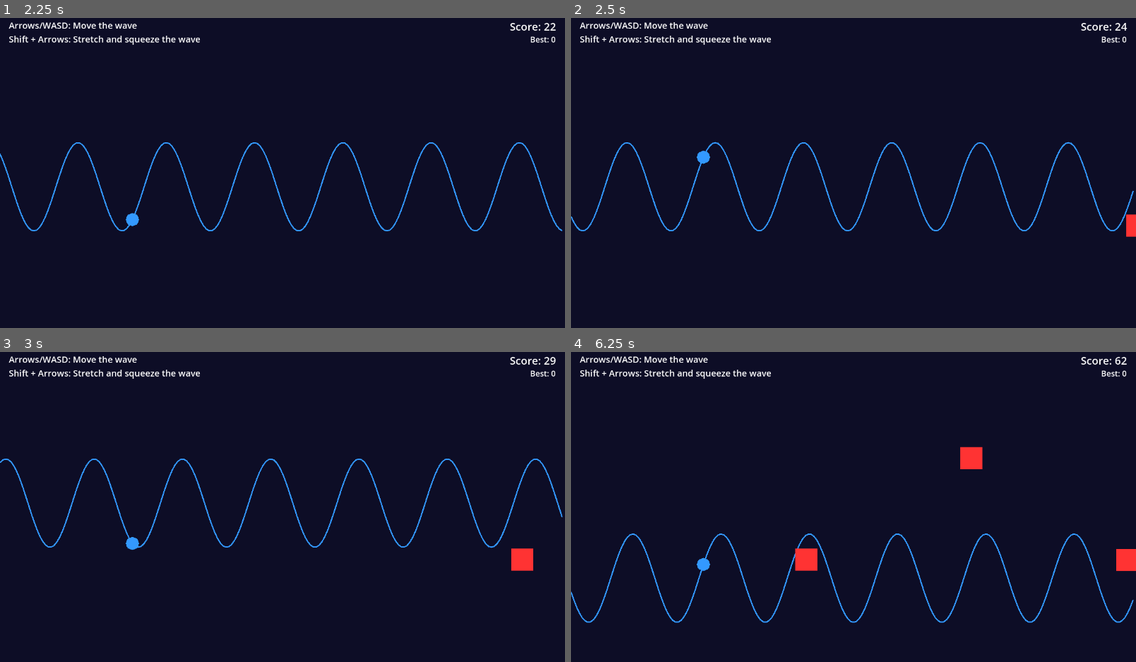
Above: before the commit, frames 1-4 (two rows, left to right).
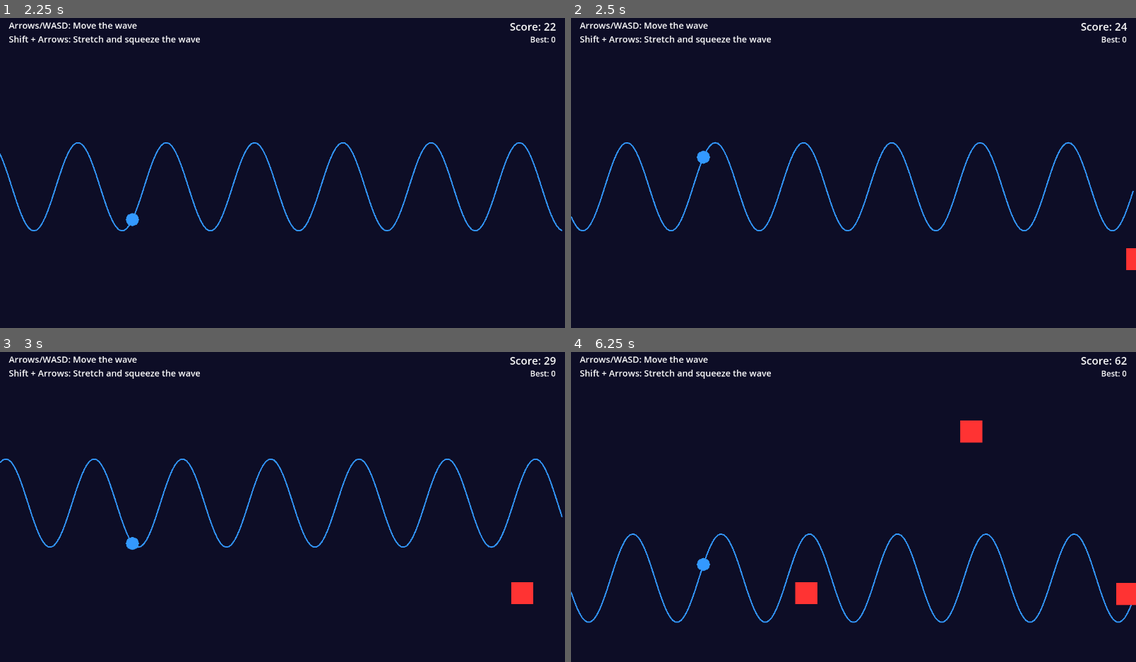
Above: after the commit, the same moments.

Repository: willist/sine-game
Game: Godot game, scene res://main.tscn
Same seed, same stepped clock (60 frames per second), same inputs: the game is played once before the commit and once after it.
Inputs:
- Up to frame 1 (2.25 s): hold W (move_up) 0.53-1.28 s; hold A (decrease_wavelength) 0.53-1.28 s; hold S (move_down) 1.28-2.03 s; tap D (increase_wavelength) at 1.35 s; hold W (move_up) from 2.03 s (still down); hold Shift from 2.03 s (still down)
- Up to frame 2 (2.5 s): keep holding W (move_up); keep holding Shift
- Up to frame 3 (3 s): keep holding W (move_up); release Shift at 2.78 s; tap A (decrease_wavelength) at 2.85 s
- Up to frame 4 (6.25 s): release W (move_up) at 3.53 s; hold D (increase_wavelength) 3.53-4.28 s; hold S (move_down) 3.53-5.78 s; tap Shift at 4.35 s; hold A (decrease_wavelength) 5.03-5.78 s; hold W (move_up) from 5.78 s (still down); tap D (increase_wavelength) at 5.85 s

Frame 1 is identical in both runs. In frame 2, 0.3% of the frame differs, in the area x 98-100%, y 63-82%; in frame 3, 0.6%; in frame 4, 1.7%, in the area x 39-100%, y 22-82%.

Commit message:
feat: spawn obstacles across full viewport height
Make obstacles spawn across the entire vertical range of the screen,
dynamically accounting for obstacle size. Added obstacle_size as a
configurable variable in obstacle.gd.

Diff:
--- a/main.gd
+++ b/main.gd
@@ -53,8 +53,10 @@
 	var obstacle = obstacle_scene.instantiate()
 	obstacle.process_mode = Node.PROCESS_MODE_PAUSABLE
 
-	# Random Y position
-	var random_y = randf_range(150, 570)
+	# Random Y position across full screen height, accounting for obstacle size
+	var screen_height = get_viewport_rect().size.y
+	var obstacle_half_height = obstacle.obstacle_size.y / 2.0
+	var random_y = randf_range(obstacle_half_height, screen_height - obstacle_half_height)
 
 	# Spawn off the right side of the screen
 	obstacle.position = Vector2(1380, random_y)
--- a/obstacle.gd
+++ b/obstacle.gd
@@ -1,11 +1,12 @@
 extends Area2D
 
 var speed: float = 150.0
+var obstacle_size: Vector2 = Vector2(50, 50)
 
 func _ready():
 	# Add collision shape
 	var shape = RectangleShape2D.new()
-	shape.size = Vector2(50, 50)
+	shape.size = obstacle_size
 	$CollisionShape2D.shape = shape
 
 func _process(delta):
